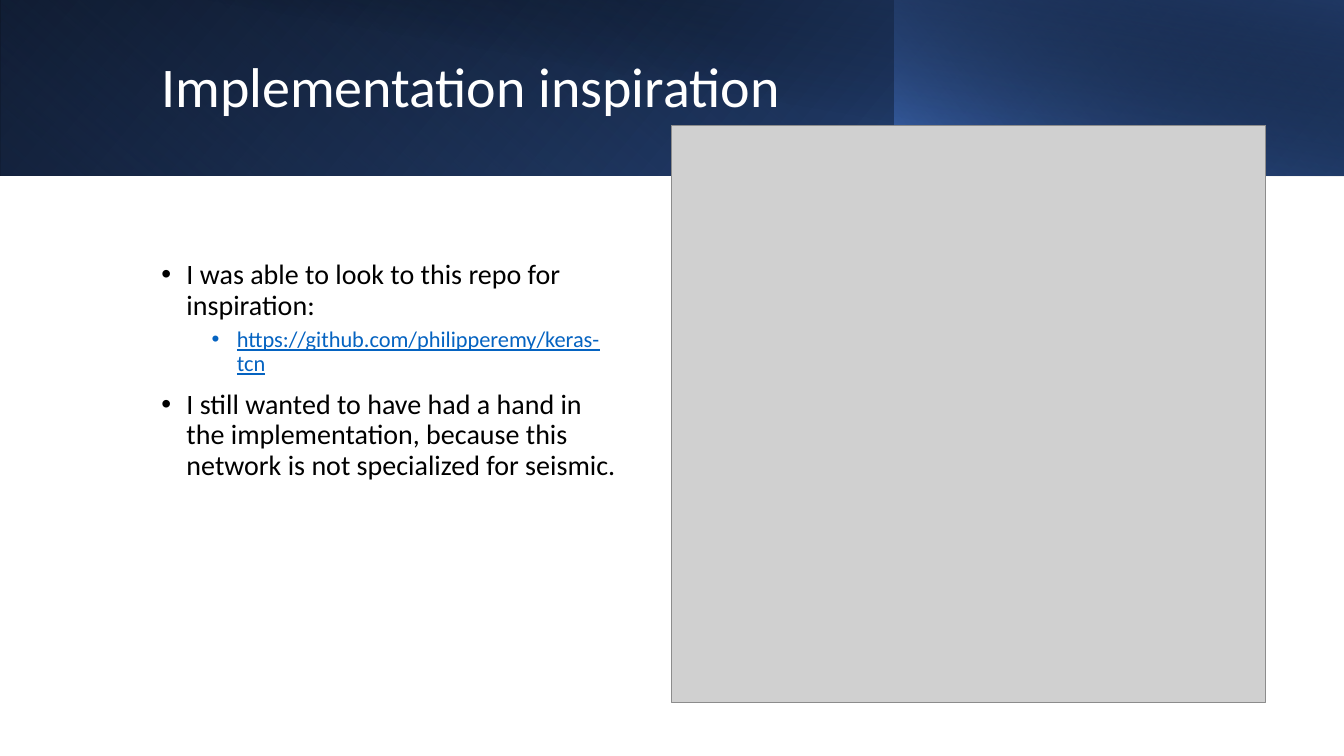
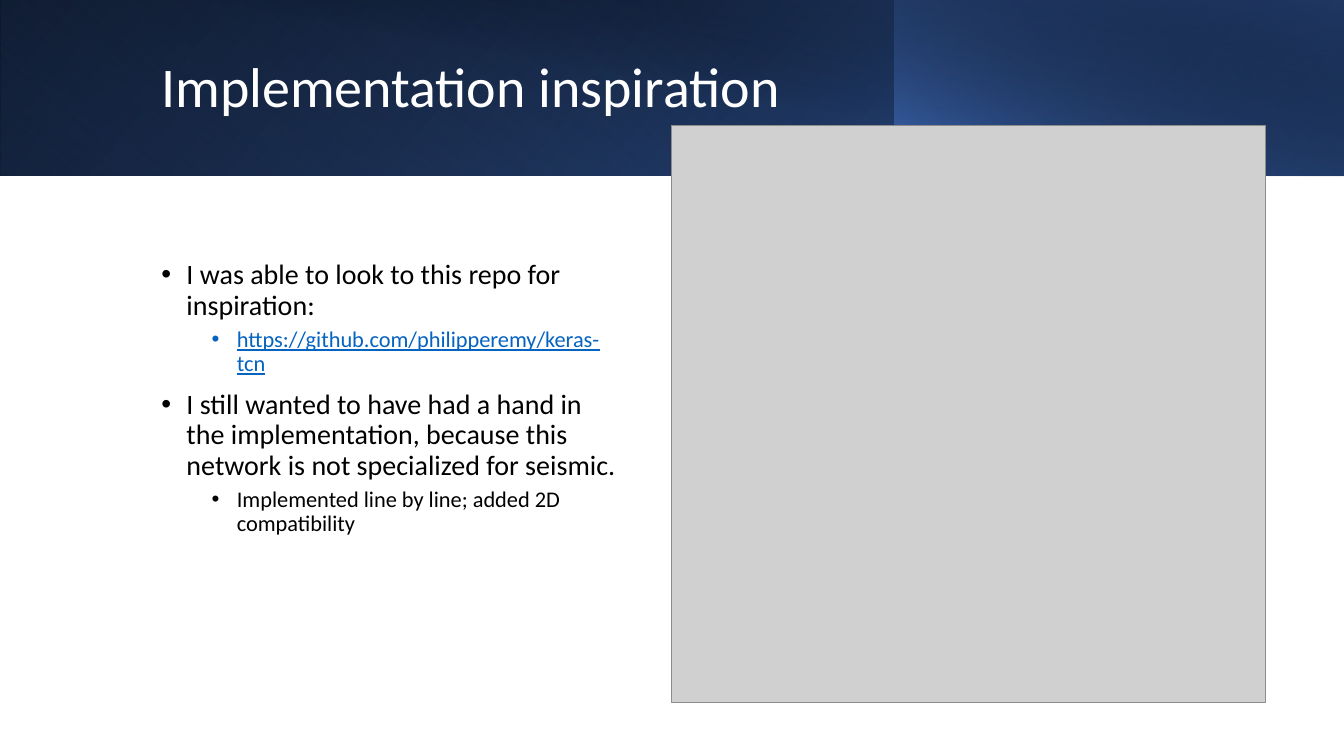
Before and after one commit to sjurmsc/MSC2023, a slide deck: slide 4 of Meeting Presentations/15.09.2022_ML Meeting.pptx. Drawn at 1344x756 pixels with LibreOffice and Linux fonts; fonts in the diff are those of the drawing; grey boxes stand for pictures. Boxes give left, top, right and bottom in pixels: in the first picture for what was removed or moved away, otherwise in the second. Text is boxed around its words. In the diff, an @@ line names an element or a change of style, - is before the commit and + after.

```diff
--- a/Meeting Presentations/15.09.2022_ML Meeting.pptx
+++ b/Meeting Presentations/15.09.2022_ML Meeting.pptx
@@ text at (x1=237, y1=491, x2=560, y2=535): paragraph added @@
+  • Implemented line by line; added 2D compatibility
```
Also in this commit, not shown: 9 other slides changed, 1 other file.
